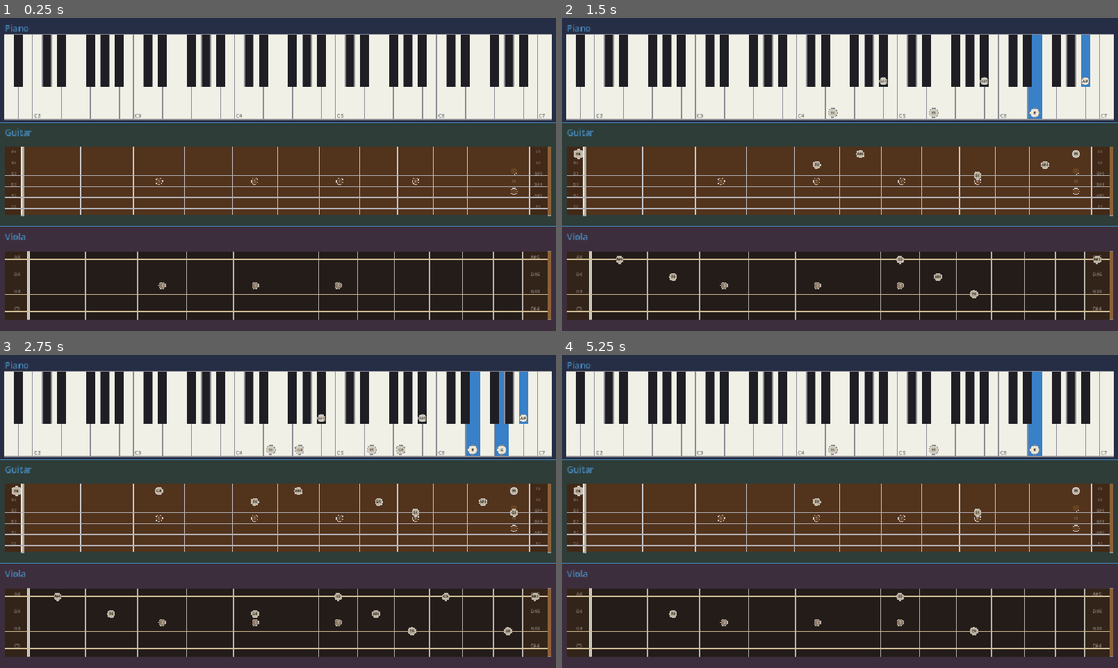
Above: before the commit, frames 1-4 (two rows, left to right).
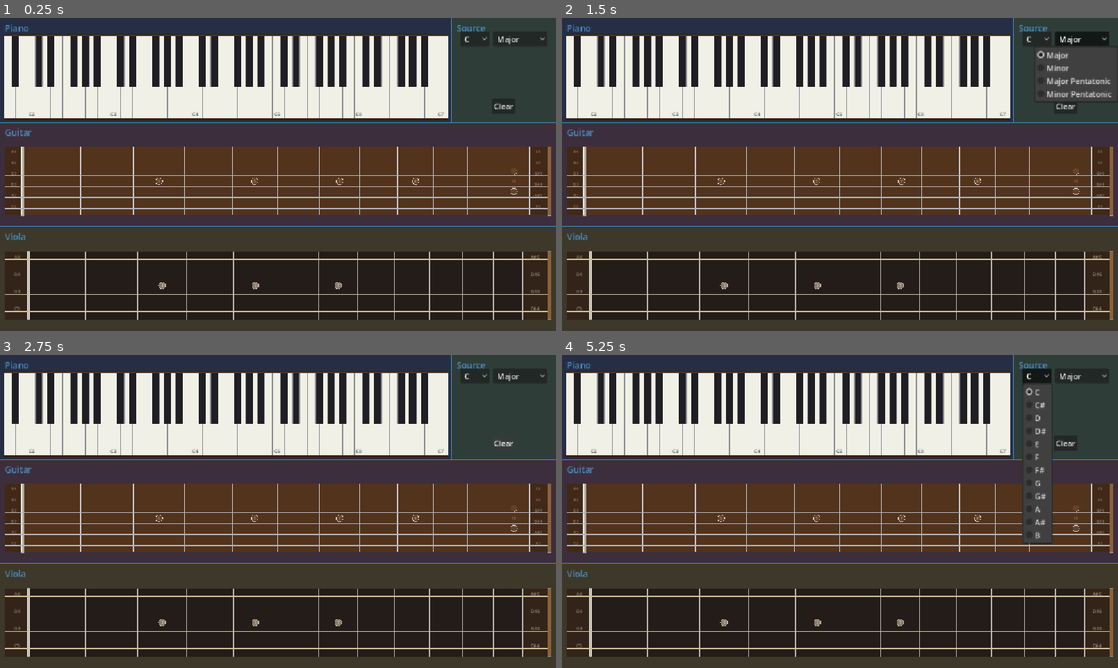
Above: after the commit, the same moments.

Repository: bitflipper42/Instrument
Game: Godot game, scene res://main.tscn
Two runs of this game, one before a commit and one after it. Both use one fixed random seed, a clock stepped at 60 frames per second and the inputs below.
Inputs (mouse positions are in pixels of both pictures, inside the frame that each line leads up to):
- Up to frame 1 (0.25 s): no input
- Up to frame 2 (1.5 s): click (1034, 39) at 0.5 s, where only the run after the commit has a clickable "C"; click (1084, 39) at 1.25 s, where only the run after the commit has a clickable "Major"
- Up to frame 3 (2.75 s): click (505, 442) at 2 s, where only the run after the commit has a clickable "Clear"
- Up to frame 4 (5.25 s): click (1034, 376) at 2.75 s, where only the run after the commit has a clickable "C"; click (1084, 376) at 3.5 s, where only the run after the commit has a clickable "Major"; click (1067, 442) at 4.25 s, where only the run after the commit has a clickable "Clear"; click (1034, 376) at 5 s, where only the run after the commit has a clickable "C"

The runs differ from the first frame. In frame 1, 14% of the frame differs, in the area x 0-100%, y 0-34%; in frame 2, 15%; in frame 3, 15%; in frame 4, 15%, in the area x 0-100%, y 0-90%.

Commit message:
Add rows-based tile layout and Source control tile.
Generalize TileManager to a grid of rows where each row holds multiple tiles laid out horizontally, with optional square sizing. Add SourceInstrument: a square control tile (built from Control nodes) with root-note and scale dropdowns and a Clear button that releases all notes across every instrument via BasicInstrument.release_all().

Co-authored-by: Cursor <cursoragent@cursor.com>

Diff:
--- a/basic_instrument.gd
+++ b/basic_instrument.gd
@@ -92,6 +92,18 @@
 ## User-initiated note start (kept for convenience). Alias for `note_on`.
 func play_note(note: String) -> bool:
 	return note_on(note)
+
+
+## Releases every active note (note-off for each) and emits those messages so
+## connected instruments release them too. The MIDI "all notes off" gesture.
+func release_all() -> void:
+	if active_notes.is_empty():
+		return
+	var released: Array = active_notes.keys()
+	active_notes.clear()
+	queue_redraw()
+	for midi in released:
+		midi_out.emit(MidiMessage.note_off(int(midi), 0, midi_channel))
 
 
 ## Applies an incoming MIDI message. Updates state only; never re-emits
--- a/main.gd
+++ b/main.gd
@@ -1,22 +1,20 @@
 extends Node2D
 
+const PianoScene := preload("res://piano_instrument.tscn")
 const GuitarScene := preload("res://guitar_instrument.tscn")
 const ViolaScene := preload("res://viola_instrument.tscn")
+const SourceScene := preload("res://source_instrument.tscn")
 
 @onready var tile_manager: TileManager = $TileManager
 
 
 func _ready() -> void:
-	var tiles := tile_manager.tiles
-	if tiles.is_empty():
-		return
+	# Row 0: Piano (flexible width) alongside a square Source tile.
+	var top_row := tile_manager.add_row()
+	var piano := tile_manager.add_tile_to_row(top_row, PianoScene, "Piano") as BasicInstrument
+	var source := tile_manager.add_tile_to_row(top_row, SourceScene, "Source", true) as SourceInstrument
 
-	var piano := tiles[0] as BasicInstrument
-	if piano:
-		piano.title = "Piano"
-
-	if tiles.size() >= 2:
-		tile_manager.remove_tile(1)
+	# Rows 1 and 2: full-width Guitar, then Viola.
 	var guitar := tile_manager.add_tile_from_scene(GuitarScene, "Guitar") as BasicInstrument
 	var viola := tile_manager.add_tile_from_scene(ViolaScene, "Viola") as BasicInstrument
 
@@ -26,3 +24,13 @@
 		piano.connect_bidirectional(viola)
 	if guitar and viola:
 		guitar.connect_bidirectional(viola)
+
+	if source:
+		source.clear_pressed.connect(_release_all_notes)
+
+
+## Releases all notes on every instrument (Source's Clear button).
+func _release_all_notes() -> void:
+	for tile in tile_manager.all_tiles():
+		if tile is BasicInstrument:
+			(tile as BasicInstrument).release_all()
--- /dev/null
+++ b/source_instrument.gd
@@ -0,0 +1,107 @@
+class_name SourceInstrument
+extends BasicInstrument
+
+## Control tile. Hosts a row of dropdowns (root note + scale type) and a Clear
+## button that asks every connected instrument to release all of its notes.
+
+## Emitted when the Clear button is pressed.
+signal clear_pressed
+## Emitted when the root note or scale selection changes.
+signal scale_selection_changed(root_note: String, scale: String)
+
+## Scale types offered by the scale dropdown.
+const SCALES: PackedStringArray = [
+	"Major", "Minor", "Major Pentatonic", "Minor Pentatonic",
+]
+
+const TITLE_HEIGHT := 28.0
+const UI_PADDING := 18.0
+
+var _ui: VBoxContainer
+var _note_option: OptionButton
+var _scale_option: OptionButton
+var _clear_button: Button
+
+
+func _ready() -> void:
+	super._ready()
+	if title == "Instrument":
+		title = "Source"
+	_build_ui()
+	_layout_ui()
+
+
+func _build_ui() -> void:
+	_ui = VBoxContainer.new()
+	_ui.add_theme_constant_override("separation", 8)
+	_ui.mouse_filter = Control.MOUSE_FILTER_IGNORE
+	add_child(_ui)
+
+	var controls_row := HBoxContainer.new()
+	controls_row.add_theme_constant_override("separation", 8)
+	_ui.add_child(controls_row)
+
+	_note_option = OptionButton.new()
+	for note_name in CHROMATIC:
+		_note_option.add_item(note_name)
+	_note_option.selected = 0
+	_note_option.clip_text = true
+	_note_option.custom_minimum_size.x = 60.0
+	_note_option.size_flags_horizontal = Control.SIZE_FILL
+	controls_row.add_child(_note_option)
+
+	_scale_option = OptionButton.new()
+	for scale_name in SCALES:
+		_scale_option.add_item(scale_name)
+	_scale_option.selected = 0
+	_scale_option.clip_text = true
+	_scale_option.custom_minimum_size.x = 0.0
+	_scale_option.size_flags_horizontal = Control.SIZE_EXPAND_FILL
+	controls_row.add_child(_scale_option)
+
+	# Flexible spacer pushes the Clear button to the bottom.
+	var spacer := Control.new()
+	spacer.size_flags_vertical = Control.SIZE_EXPAND_FILL
+	spacer.mouse_filter = Control.MOUSE_FILTER_IGNORE
+	_ui.add_child(spacer)
+
+	_clear_button = Button.new()
+	_clear_button.text = "Clear"
+	_clear_button.size_flags_horizontal = Control.SIZE_SHRINK_CENTER
+	_ui.add_child(_clear_button)
+
+	_note_option.item_selected.connect(_on_selection_changed)
+	_scale_option.item_selected.connect(_on_selection_changed)
+	_clear_button.pressed.connect(func() -> void: clear_pressed.emit())
+
+
+func _layout_ui() -> void:
+	if _ui == null:
+		return
+	_ui.position = Vector2(UI_PADDING, TITLE_HEIGHT)
+	_ui.size = Vector2(
+		maxf(tile_size.x - UI_PADDING * 2.0, 0.0),
+		maxf(tile_size.y - TITLE_HEIGHT - UI_PADDING, 0.0))
+
+
+func set_rect(top_left: Vector2, size: Vector2) -> void:
+	super.set_rect(top_left, size)
+	_layout_ui()
+
+
+## The currently selected root note name (e.g. "C", "F#").
+func selected_root_note() -> String:
+	if _note_option == null:
+		return CHROMATIC[0]
+	return _note_option.get_item_text(_note_option.selected)
+
+
+## The currently selected scale type (e.g. "Major").
+func selected_scale() -> String:
+	if _scale_option == null:
+		return SCALES[0]
+	return _scale_option.get_item_text(_scale_option.selected)
+
+
+func _on_selection_changed(_index: int) -> void:
+	scale_selection_changed.emit(selected_root_note(), selected_scale())
--- /dev/null
+++ b/source_instrument.tscn
@@ -0,0 +1,6 @@
+[gd_scene format=3]
+
+[ext_resource type="Script" path="res://source_instrument.gd" id="1_source"]
+
+[node name="SourceInstrument" type="Node2D"]
+script = ExtResource("1_source")
--- a/tile_manager.gd
+++ b/tile_manager.gd
@@ -1,23 +1,24 @@
 class_name TileManager
 extends Node2D
 
-## Manages a row of InstTiles. Lays them out as equal-width columns that span
-## the visible viewport, and exposes helpers to add, remove and rearrange them.
+## Lays out InstTiles in a grid of rows. Rows stack vertically and share the
+## viewport height equally; within a row, tiles are placed left to right.
+## A tile can be marked "square" so its width tracks the row height.
 ## Re-arranges automatically when the window size changes.
 
 const InstTileScene := preload("res://inst_tile.tscn")
 
-## The tile scene to instantiate for new tiles. Defaults to BasicInstrument.
+## The tile scene used by `add_tile()` / startup tiles.
 @export var tile_scene: PackedScene = preload("res://piano_instrument.tscn")
-## How many tiles to create on startup. Defaults to two horizontal tiles.
-@export var default_tile_count: int = 2
-## Gap between adjacent tiles, in pixels.
+## How many single-tile rows to create on startup (0 = build everything from code).
+@export var default_tile_count: int = 0
+## Gap between adjacent tiles and rows, in pixels.
 @export var spacing: float = 0.0
 ## Outer margin (x = left/right, y = top/bottom), in pixels.
 @export var margin: Vector2 = Vector2.ZERO
 
-## Ordered list of managed tiles (left to right).
-var tiles: Array[InstTile] = []
+## Rows of tiles. Each row is an Array of { "tile": InstTile, "square": bool }.
+var rows: Array = []
 
 const _PALETTE: Array[Color] = [
 	Color(0.15, 0.18, 0.27),
@@ -26,67 +27,110 @@
 	Color(0.24, 0.22, 0.16),
 ]
 
+
 func _ready() -> void:
 	for i in default_tile_count:
 		add_tile()
 	get_viewport().size_changed.connect(arrange_tiles)
 	arrange_tiles()
 
-## Creates a new tile, appends it to the row and re-arranges. Returns the tile.
+
+## Flattened list of every tile across all rows (row-major order).
+func all_tiles() -> Array[InstTile]:
+	var out: Array[InstTile] = []
+	for row in rows:
+		for entry in row:
+			out.append(entry["tile"])
+	return out
+
+
+## Appends an empty row and returns its index.
+func add_row() -> int:
+	rows.append([])
+	return rows.size() - 1
+
+
+## Creates a tile from `scene` and appends it to `row_index`. When `square` is
+## true the tile is sized as a square (side = row height). Returns the tile.
+func add_tile_to_row(row_index: int, scene: PackedScene, title: String = "", square: bool = false) -> InstTile:
+	if row_index < 0 or row_index >= rows.size():
+		push_warning("TileManager: invalid row index %d" % row_index)
+		return null
+	var tile := scene.instantiate() as InstTile
+	var index := _total_tiles()
+	tile.tile_color = _PALETTE[index % _PALETTE.size()]
+	tile.title = title if title != "" else "Tile %d" % (index + 1)
+	add_child(tile)
+	rows[row_index].append({"tile": tile, "square": square})
+	arrange_tiles()
+	return tile
+
+
+## Convenience: creates a new row holding a single tile from `scene`.
+func add_tile_from_scene(scene: PackedScene, title: String = "", square: bool = false) -> InstTile:
+	return add_tile_to_row(add_row(), scene, title, square)
+
+
+## Convenience: a new single-tile row using the default `tile_scene`.
 func add_tile(title: String = "") -> InstTile:
 	return add_tile_from_scene(tile_scene if tile_scene != null else InstTileScene, title)
 
 
-## Creates a tile from a specific scene. Returns the tile.
-func add_tile_from_scene(scene: PackedScene, title: String = "") -> InstTile:
-	var tile := scene.instantiate() as InstTile
-	tile.tile_color = _PALETTE[tiles.size() % _PALETTE.size()]
-	tile.title = title if title != "" else "Tile %d" % (tiles.size() + 1)
-	add_child(tile)
-	tiles.append(tile)
-	arrange_tiles()
-	return tile
+## Removes a tile (by reference) and frees it; drops the row if it becomes empty.
+func remove_tile(tile: InstTile) -> void:
+	for r in rows.size():
+		var row: Array = rows[r]
+		for i in row.size():
+			if row[i]["tile"] == tile:
+				row.remove_at(i)
+				tile.queue_free()
+				if row.is_empty():
+					rows.remove_at(r)
+				arrange_tiles()
+				return
 
-## Removes the tile at `index` (and frees it).
-func remove_tile(index: int) -> void:
-	if index < 0 or index >= tiles.size():
-		return
-	var tile := tiles[index]
-	tiles.remove_at(index)
-	tile.queue_free()
-	arrange_tiles()
 
-## Swaps the positions of two tiles by index.
-func swap_tiles(a: int, b: int) -> void:
-	if a < 0 or b < 0 or a >= tiles.size() or b >= tiles.size():
-		return
-	var tmp := tiles[a]
-	tiles[a] = tiles[b]
-	tiles[b] = tmp
-	arrange_tiles()
+func _total_tiles() -> int:
+	var n := 0
+	for row in rows:
+		n += row.size()
+	return n
 
-## Moves a tile from one slot to another, shifting the rest.
-func move_tile(from: int, to: int) -> void:
-	if from < 0 or from >= tiles.size():
-		return
-	to = clampi(to, 0, tiles.size() - 1)
-	var tile := tiles[from]
-	tiles.remove_at(from)
-	tiles.insert(to, tile)
-	arrange_tiles()
 
-## Recomputes each tile's rect. Tiles are horizontal bars (full width) stacked
-## vertically to fill the visible viewport.
+## Recomputes every tile's rect. Rows split the viewport height equally; tiles
+## within a row split the leftover width equally (squares take a fixed width).
 func arrange_tiles() -> void:
-	var count := tiles.size()
-	if count == 0:
+	var row_count := rows.size()
+	if row_count == 0:
 		return
 	var screen := get_viewport().get_visible_rect().size
 	var available := screen - margin * 2.0
-	var total_spacing := spacing * float(count - 1)
-	var tile_width := available.x
-	var tile_height := (available.y - total_spacing) / float(count)
-	for i in count:
-		var x := margin.x
-		var y := margin.y + float(i) * (tile_height + spacing)
-		tiles[i].set_rect(Vector2(x, y), Vector2(tile_width, tile_height))
+	var total_v_spacing := spacing * float(row_count - 1)
+	var row_height := (available.y - total_v_spacing) / float(row_count)
+	var y := margin.y
+	for row in rows:
+		_arrange_row(row, margin.x, y, available.x, row_height)
+		y += row_height + spacing
+
+
+func _arrange_row(row: Array, x0: float, y: float, total_width: float, row_height: float) -> void:
+	var count := row.size()
+	if count == 0:
+		return
+	var h_spacing := spacing * float(count - 1)
+	var square_width_sum := 0.0
+	var flexible_count := 0
+	for entry in row:
+		if entry["square"]:
+			square_width_sum += row_height
+		else:
+			flexible_count += 1
+	var flexible_width := total_width - h_spacing - square_width_sum
+	var per_flexible := 0.0
+	if flexible_count > 0:
+		per_flexible = maxf(flexible_width / float(flexible_count), 0.0)
+	var x := x0
+	for entry in row:
+		var w: float = row_height if entry["square"] else per_flexible
+		(entry["tile"] as InstTile).set_rect(Vector2(x, y), Vector2(w, row_height))
+		x += w + spacing
Not shown, added: source_instrument.gd.uid
Not shown, changed: README.md
